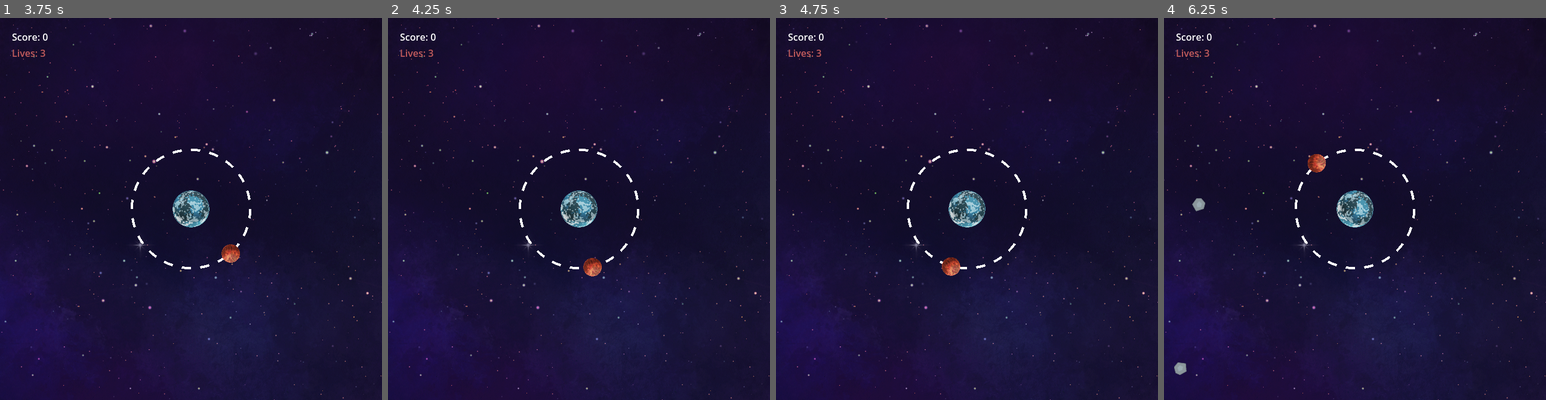
Above: before the commit, frames 1-4 (left to right).
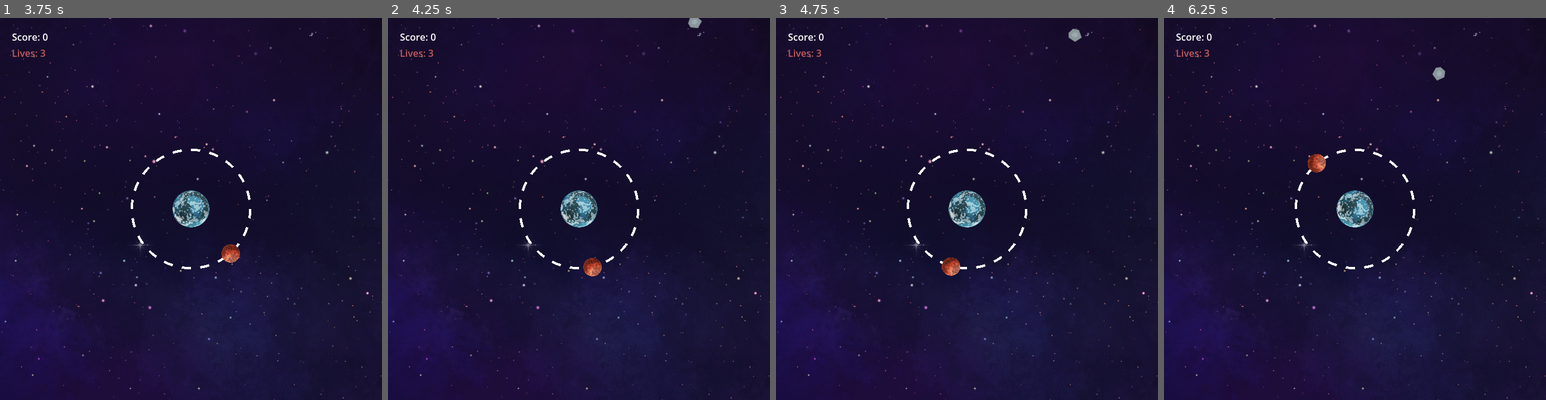
Above: after the commit, the same moments.

Repository: frostblooded/godot_wild_jam_83
Game: Godot game, scene res://scenes/main.tscn
Same seed, same stepped clock (60 frames per second), same inputs: the game is played once before the commit and once after it. The engine's default icon, where the game draws it, is replaced by a stand-in: a white triangle on a blue panel in a dark square.
Inputs:
- Up to frame 1 (3.75 s): hold Space (speed_up_player) 0.53-1.28 s; hold Space (speed_up_player) 2.03-3.53 s
- Up to frame 2 (4.25 s): no input
- Up to frame 3 (4.75 s): no input
- Up to frame 4 (6.25 s): hold Space (speed_up_player) from 5.78 s (still down)

Frame 1 is identical in both runs. In frame 2, less than 0.1% of the frame differs, in the area x 78-83%, y 0-3%; in frame 3, less than 0.1%; in frame 4, 0.3%, in the area x 2-74%, y 12-94%.

Commit message:
Add repair packs

Diff:
--- a/project.godot
+++ b/project.godot
@@ -33,6 +33,7 @@
 
 [global_group]
 
+repair_packs=""
 meteorites=""
 
 [input]
--- a/scenes/planet.tscn
+++ b/scenes/planet.tscn
@@ -1,10 +1,11 @@
-[gd_scene load_steps=10 format=3 uid="uid://bbtufenvykmg7"]
+[gd_scene load_steps=11 format=3 uid="uid://bbtufenvykmg7"]
 
 [ext_resource type="Script" uid="uid://c5oj1mhg38wjv" path="res://scripts/planet.gd" id="1_ggt7d"]
 [ext_resource type="Texture2D" uid="uid://8xcg2e43l8ad" path="res://icon.svg" id="1_h8ms6"]
 [ext_resource type="Texture2D" uid="uid://dcdtyvj8oys1f" path="res://assets/planet.png" id="2_3s4jt"]
 [ext_resource type="PackedScene" uid="uid://1odw32oe70ww" path="res://scenes/player.tscn" id="2_ggt7d"]
 [ext_resource type="PackedScene" uid="uid://b64pq82usx1ur" path="res://scenes/spawner.tscn" id="4_0k1rn"]
+[ext_resource type="PackedScene" uid="uid://d4kaa4ayuqbvt" path="res://scenes/repair_pack.tscn" id="4_1wmcx"]
 [ext_resource type="Shader" uid="uid://b8vrup4frlrjp" path="res://assets/guide_shader.gdshader" id="4_48b8c"]
 
 [sub_resource type="CircleShape2D" id="CircleShape2D_0k1rn"]
@@ -36,8 +37,12 @@
 scale = Vector2(0.06, 0.06)
 texture = ExtResource("2_3s4jt")
 
-[node name="Spawner" parent="." instance=ExtResource("4_0k1rn")]
-_spawn_radius = 400.0
+[node name="RepairPackSpawner" parent="." instance=ExtResource("4_0k1rn")]
+_spawned_scene = ExtResource("4_1wmcx")
+_spawn_interval_min = 10.0
+_spawn_interval_max = 20.0
+
+[node name="MeteorSpawner" parent="." instance=ExtResource("4_0k1rn")]
 _spawn_interval_min = 2.5
 _spawn_interval_max = 4.0
 
--- /dev/null
+++ b/scenes/repair_pack.tscn
@@ -0,0 +1,23 @@
+[gd_scene load_steps=4 format=3 uid="uid://d4kaa4ayuqbvt"]
+
+[ext_resource type="Script" uid="uid://b001yvtwjl4mm" path="res://scripts/repair_pack.gd" id="2_60a0b"]
+[ext_resource type="Texture2D" uid="uid://p4auvfaf4e8q" path="res://assets/repair_pack.png" id="2_q0rnh"]
+
+[sub_resource type="RectangleShape2D" id="RectangleShape2D_60a0b"]
+size = Vector2(22, 19)
+
+[node name="RepairPack" type="Node2D" groups=["repair_packs"]]
+script = ExtResource("2_60a0b")
+_speed = 40.0
+_rotation_speed = 6.0
+
+[node name="Sprite2D" type="Sprite2D" parent="."]
+position = Vector2(1.52588e-06, 0)
+scale = Vector2(0.2, 0.2)
+texture = ExtResource("2_q0rnh")
+
+[node name="Area2D" type="Area2D" parent="."]
+
+[node name="CollisionShape2D" type="CollisionShape2D" parent="Area2D"]
+position = Vector2(0, -0.5)
+shape = SubResource("RectangleShape2D_60a0b")
--- a/scenes/spawner.tscn
+++ b/scenes/spawner.tscn
@@ -6,6 +6,7 @@
 [node name="Spawner" type="Node2D" node_paths=PackedStringArray("_timer")]
 script = ExtResource("1_2vbf6")
 _spawned_scene = ExtResource("2_ik2nu")
+_spawn_radius = 400.0
 _timer = NodePath("Timer")
 
 [node name="Timer" type="Timer" parent="."]
--- /dev/null
+++ b/scenes/test.tscn
@@ -0,0 +1,8 @@
+[gd_scene load_steps=2 format=3 uid="uid://cx22d2ktylxsj"]
+
+[ext_resource type="PackedScene" uid="uid://d4kaa4ayuqbvt" path="res://scenes/repair_pack.tscn" id="1_errlg"]
+
+[node name="Test" type="Node2D"]
+
+[node name="RepairPack" parent="." instance=ExtResource("1_errlg")]
+position = Vector2(314, 216)
--- a/scripts/game_manager.gd
+++ b/scripts/game_manager.gd
@@ -13,10 +13,11 @@
     _current_lives = _initial_lives
 
 func _enter_tree() -> void:
-    EventBus.lost_life.connect(on_life_lost)
-    EventBus.increased_score.connect(on_score_increased)
+    EventBus.lost_life.connect(_on_lost_life)
+    EventBus.gained_life.connect(_on_gained_life)
+    EventBus.increased_score.connect(_on_increased_score)
 
-func on_life_lost() -> void:
+func _on_lost_life() -> void:
     _current_lives -= 1
 
     if _current_lives > 0:
@@ -24,6 +25,10 @@
     else:
         _lives_label.text = "GAME OVER"
 
-func on_score_increased(amount: int) -> void:
+func _on_gained_life() -> void:
+    _current_lives += 1
+    _lives_label.text = "Lives: " + str(_current_lives)
+
+func _on_increased_score(amount: int) -> void:
     _current_score += amount
     _score_label.text = "Score: " + str(_current_score)
--- a/scripts/globals/event_bus.gd
+++ b/scripts/globals/event_bus.gd
@@ -1,4 +1,5 @@
 extends Node
 
 signal lost_life
+signal gained_life
 signal increased_score(amount: int)
--- a/scripts/planet.gd
+++ b/scripts/planet.gd
@@ -18,3 +18,6 @@
     if area.owner.is_in_group("meteorites"):
         area.owner.queue_free()
         EventBus.lost_life.emit()
+    elif area.owner.is_in_group("repair_packs"):
+        area.owner.queue_free()
+        EventBus.gained_life.emit()
--- a/scripts/player.gd
+++ b/scripts/player.gd
@@ -40,6 +40,8 @@
         EventBus.increased_score.emit(_get_meteor_score_increase())
         _on_meteor_hit_update_last_meteor_hit_guide()
         _angle_since_last_meteor_hit = 0.0
+    elif area.owner.is_in_group("repair_packs"):
+        area.owner.queue_free()
 
 func _update_last_meteor_hit_guide(gained_angle: float) -> void:
     if _last_meteor_hit_guide == null:
--- /dev/null
+++ b/scripts/repair_pack.gd
@@ -0,0 +1,16 @@
+class_name RepairPack
+extends Node2D
+
+@export var _speed: float = 100.0
+@export var _rotation_speed: float = 1.0
+@export var _rotation_amplitude_mult: float = 0.2
+
+func _process(_delta: float) -> void:
+    rotation = sin(Time.get_unix_time_from_system() * _rotation_speed) * _rotation_amplitude_mult
+
+func _physics_process(delta: float) -> void:
+    if !Globals.planet:
+        return
+
+    var direction: Vector2 = Globals.planet.global_position - global_position
+    global_position += direction.normalized() * _speed * delta
Binary file added: assets/repair_pack.png
Not shown, added: assets/repair_pack.png.import
Not shown, added: scripts/repair_pack.gd.uid
